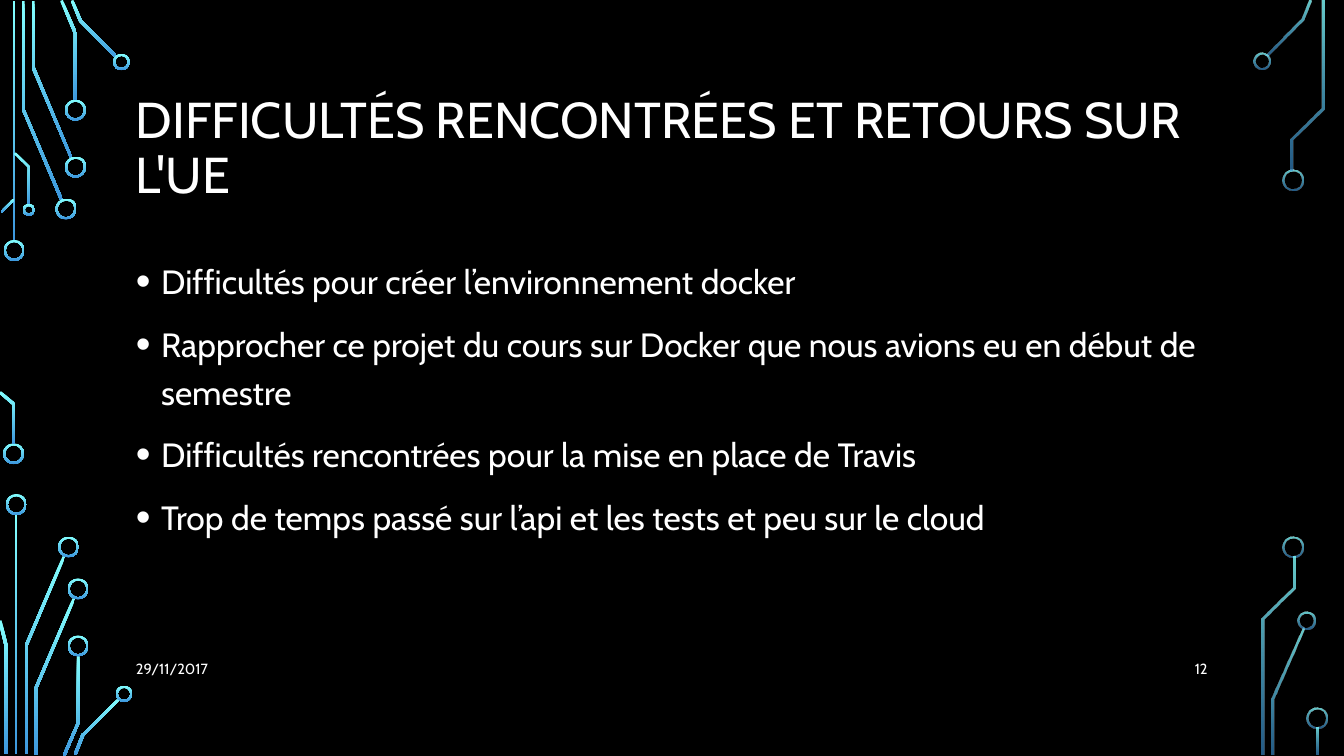
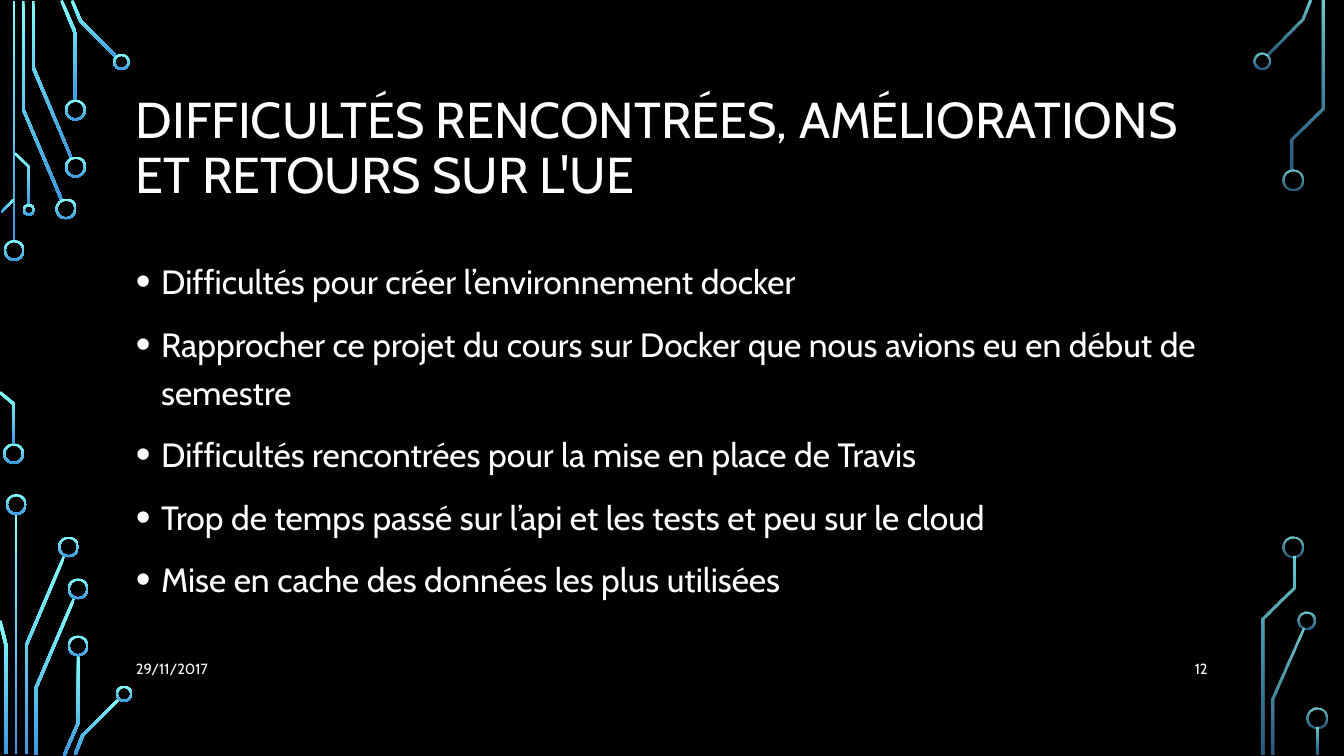
Before and after one commit to Julienbtn/cloud-project-equipe-7, a slide deck: slide 12 of Presentation Cloud.pptx. Drawn at 1344x756 pixels with LibreOffice and Linux fonts; fonts in the diff are those of the drawing; background and template pictures are left out. Boxes give left, top, right and bottom in pixels: in the first picture for what was removed or moved away, otherwise in the second. Text is boxed around its words. In the diff, an @@ line names an element or a change of style, - is before the commit and + after.

```diff
--- a/Presentation Cloud.pptx
+++ b/Presentation Cloud.pptx
@@ title at (136, 96, 1177, 194): text changed @@
-DIFFICULTÉS RENCONTRÉES ET RETOURS SUR L'UE
+DIFFICULTÉS RENCONTRÉES, AMÉLIORATIONS ET RETOURS SUR L'UE
@@ text at (161, 566, 780, 600): paragraph added @@
+• Mise en cache des données les plus utilisées
```
Also in this commit, not shown: 1 other slide changed.
